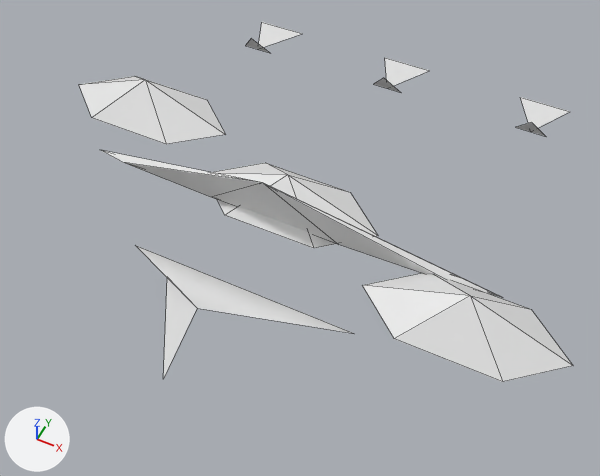
Two versions of the OBJ model GameData/Meshes/Designs/aetherian/aetherian_drone_strike_51.obj, one commit apart.
Camera for both pictures: a camera (50 mm lens) standing at (0.583, -1.155, 1.398) and looking at (0.047, -0.082, 0.057). The axes (+X, +Y, +Z) are drawn at lower left. The lights are the same throughout. The first picture is the older version. Mesh edges are drawn as thin lines. Where no turn or scale is listed for an object, it has been applied to the vertices. Vertices at exactly the same position are counted once.

Names of what the first picture shows: 'aetherian_drone_strike_51'.
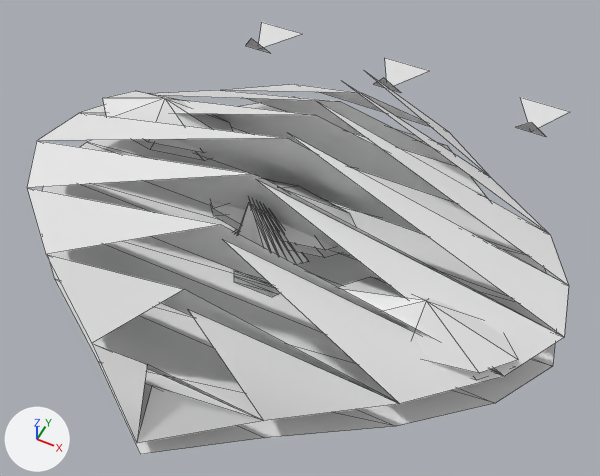
Edits to the bpy script that builds the scene:
```text
Change me_aetherian_drone_strike_51:
    used by ob_aetherian_drone_strike_51; location = (0.0, 0.0, 0.0)
    remove me_aetherian_drone_strike_51.from_pydata(...)  # 60 vertices, 46 faces; spans x -0.653..0.653, y -0.539..0.674, z 0.0..0.262
    add me_aetherian_drone_strike_51.from_pydata(...)  # 168 vertices, 123 faces; spans x -0.623..0.623, y -0.641..0.674, z 0.0..0.308
    me_aetherian_drone_strike_51 part 1: the loose piece of 8 vertices spanning x -0.653..-0.233, y -0.001..0.181, z 0.108..0.194 is rebuilt with 10 vertices and now spans x -0.56..-0.187, y -0.021..0.147, z 0.117..0.185
    me_aetherian_drone_strike_51 part 2: the loose piece of 8 vertices spanning x -0.21..0.21, y -0.136..0.046, z 0.108..0.194 is rebuilt with 10 vertices and now spans x -0.187..0.187, y -0.162..0.006, z 0.117..0.185
    me_aetherian_drone_strike_51 part 3: the loose piece of 8 vertices spanning x 0.233..0.653, y -0.271..-0.089, z 0.108..0.194 is rebuilt with 10 vertices and now spans x 0.187..0.56, y -0.303..-0.135, z 0.117..0.185
    me_aetherian_drone_strike_51 part 4: a new loose piece of 33 vertices spanning x -0.623..0.623, y -0.641..0.407, z 0.041..0.308
    me_aetherian_drone_strike_51 part 5: a new loose piece of 26 vertices spanning x -0.093..0.093, y -0.214..-0.131, z 0.054..0.278
    me_aetherian_drone_strike_51 part 6: a new loose piece of 17 vertices spanning x -0.623..0.623, y -0.641..0.407, z 0.0
    me_aetherian_drone_strike_51 part 7: a new loose piece of 14 vertices spanning x -0.093..0.093, y -0.214..-0.131, z 0.0
    me_aetherian_drone_strike_51 part 8: the loose piece of 5 vertices spanning x -0.257..0.257, y -0.539..-0.262, z 0.062..0.17 is deleted
    me_aetherian_drone_strike_51 part 9
    13 vertices are removed from x -0.49..0.49, y -0.15..0.0, z 0.015..0.262
    20 faces are deleted
    30 vertices are added at x -0.56..0.56, y -0.303..0.147, z 0.093..0.117
    24 new faces join them
```

Boxes (x1, y1, x2, y2) around the edits, measured in the pictures (600 x 476 px; the box of a moved part takes in the faces that stretch with it):
'aetherian_drone_strike_51', reshaped (10% wider, 20% taller): before (79, 22, 573, 382); after (27, 22, 570, 454)
part 1 of me_aetherian_drone_strike_51, rebuilt (12% narrower, 9% shorter): before (79, 76, 225, 144); after (103, 91, 232, 153)
part 2 of me_aetherian_drone_strike_51, rebuilt (13% narrower, 16% shorter): before (212, 163, 378, 248); after (211, 179, 356, 250)
part 3 of me_aetherian_drone_strike_51, rebuilt (14% narrower, 12% shorter): before (362, 273, 573, 382); after (337, 277, 518, 373)
part 4 of me_aetherian_drone_strike_51, added: after (27, 70, 568, 443)
part 5 of me_aetherian_drone_strike_51, added: after (234, 198, 309, 265)
part 6 of me_aetherian_drone_strike_51, added: after (42, 103, 556, 454)
part 7 of me_aetherian_drone_strike_51, added: after (234, 270, 279, 297)
part 8 of me_aetherian_drone_strike_51, deleted: before (135, 245, 352, 379)
part 9 of me_aetherian_drone_strike_51, moved or reshaped (mostly hidden afterwards): before (101, 150, 503, 298); after (133, 140, 499, 373)
